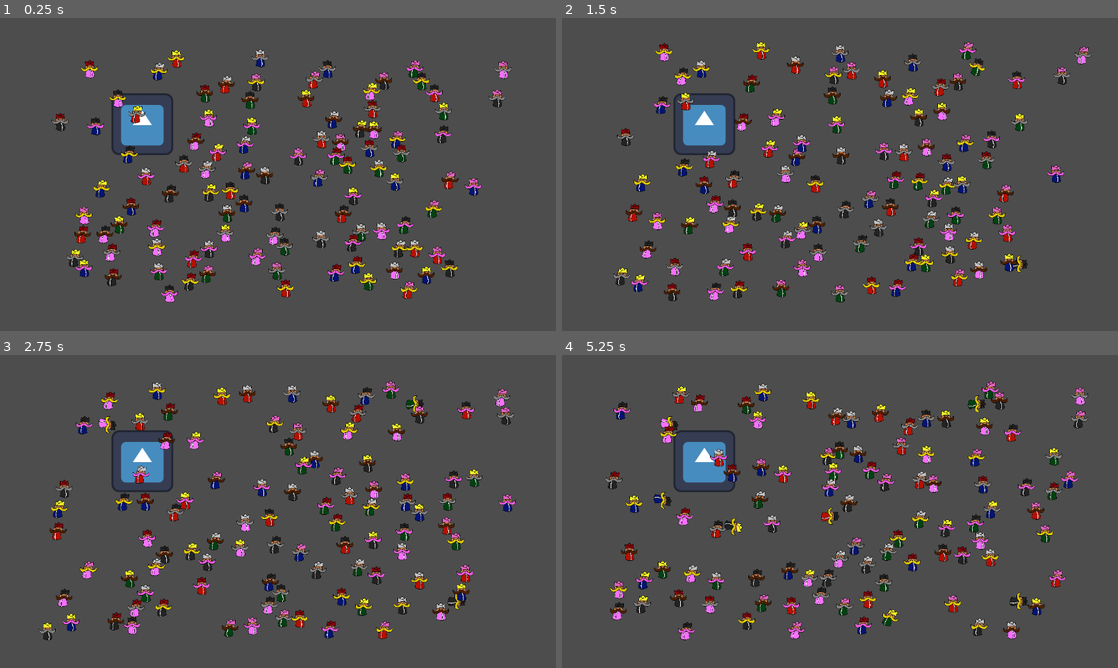
Above: before the commit, frames 1-4 (two rows, left to right).
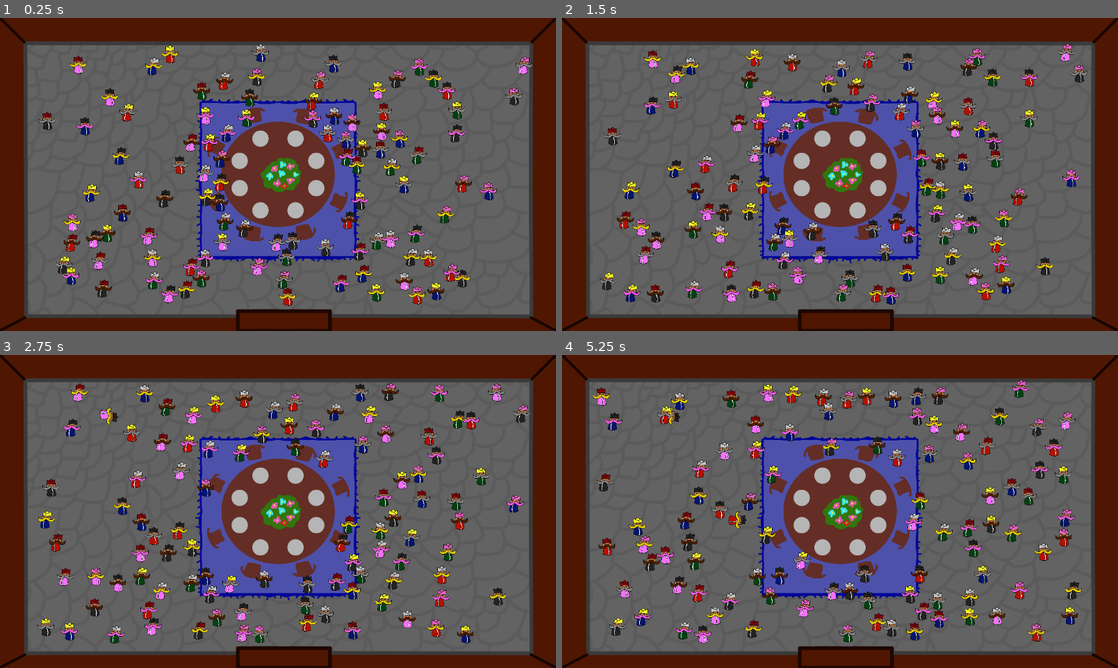
Above: after the commit, the same moments.

Repository: ZiyadAziz/Another-Count-Bites-The-Dust
Game: Godot game, scene res://scenes/game.tscn
Same seed, same stepped clock (60 frames per second), same inputs: the game is played once before the commit and once after it. The engine's default icon, where the game draws it, is replaced by a stand-in: a white triangle on a blue panel in a dark square.
Inputs (mouse positions are in pixels of both pictures, inside the frame that each line leads up to):
- Up to frame 1 (0.25 s): no input
- Up to frame 2 (1.5 s): move the mouse to (1017, 265) at 0.52 s; click (1017, 265) at 0.67 s; move the mouse to (973, 68) at 1.27 s; click (973, 68) at 1.42 s
- Up to frame 3 (2.75 s): move the mouse to (111, 414) at 2.02 s; click (111, 414) at 2.17 s
- Up to frame 4 (5.25 s): move the mouse to (834, 517) at 2.77 s; click (834, 517) at 2.92 s; move the mouse to (667, 495) at 3.52 s; click (667, 495) at 3.67 s; move the mouse to (739, 524) at 4.27 s; click (739, 524) at 4.42 s; move the mouse to (890, 614) at 5.02 s; click (890, 614) at 5.17 s

The runs differ from the first frame. In frame 1, 48% of the frame differs, in the area x 0-100%, y 0-100%; in frame 2, 50%; in frame 3, 50%; in frame 4, 51%.

Commit message:
Background asset and table collision

Diff:
--- a/scenes/game.tscn
+++ b/scenes/game.tscn
@@ -1,23 +1,26 @@
 [gd_scene format=3 uid="uid://dlnwn52ssdac2"]
 
-[ext_resource type="Texture2D" uid="uid://bl7ght80cpits" path="res://icon.svg" id="1_uwrxv"]
 [ext_resource type="Script" uid="uid://u1ngfs3xri4i" path="res://scripts/level_manager.gd" id="1_yqjtg"]
 [ext_resource type="PackedScene" uid="uid://cx4l8n6c7rp65" path="res://scenes/spawner.tscn" id="3_lnu2h"]
+[ext_resource type="Texture2D" uid="uid://dxvmyj55fxxrb" path="res://assets/backgrown.png" id="4_lbhrr"]
 
 [sub_resource type="WorldBoundaryShape2D" id="WorldBoundaryShape2D_g4v7s"]
-distance = -592.0
+distance = -598.0
 
 [sub_resource type="WorldBoundaryShape2D" id="WorldBoundaryShape2D_yf5fn"]
 normal = Vector2(1, 0)
-distance = 71.0
+distance = 57.0
 
 [sub_resource type="WorldBoundaryShape2D" id="WorldBoundaryShape2D_57qmd"]
 normal = Vector2(0, 1)
-distance = 51.0
+distance = 54.0
 
 [sub_resource type="WorldBoundaryShape2D" id="WorldBoundaryShape2D_d0u6y"]
 normal = Vector2(-1, 0)
-distance = -1093.0
+distance = -1094.0
+
+[sub_resource type="CircleShape2D" id="CircleShape2D_g4v7s"]
+radius = 114.00439
 
 [node name="Game" type="Node2D" unique_id=1294443204]
 
@@ -25,11 +28,8 @@
 unique_name_in_owner = true
 script = ExtResource("1_yqjtg")
 
-[node name="Icon" type="Sprite2D" parent="." unique_id=197247888]
-position = Vector2(295, 220)
-texture = ExtResource("1_uwrxv")
-
 [node name="spawner" parent="." unique_id=1828385876 instance=ExtResource("3_lnu2h")]
+position = Vector2(-4, 0)
 
 [node name="Borders" type="StaticBody2D" parent="." unique_id=415895682]
 
@@ -44,3 +44,12 @@
 
 [node name="CollisionShape2D4" type="CollisionShape2D" parent="Borders" unique_id=842747300]
 shape = SubResource("WorldBoundaryShape2D_d0u6y")
+
+[node name="CollisionShape2D5" type="CollisionShape2D" parent="Borders" unique_id=32073495]
+position = Vector2(576, 326)
+shape = SubResource("CircleShape2D_g4v7s")
+
+[node name="Backgrown" type="Sprite2D" parent="." unique_id=220346116]
+z_index = -1
+position = Vector2(576, 324)
+texture = ExtResource("4_lbhrr")
--- a/scenes/spawner.tscn
+++ b/scenes/spawner.tscn
@@ -4,13 +4,13 @@
 [ext_resource type="PackedScene" uid="uid://cqphvx0byhu71" path="res://scenes/count.tscn" id="2_ik2nu"]
 
 [sub_resource type="RectangleShape2D" id="RectangleShape2D_g4v7s"]
-size = Vector2(926, 476)
+size = Vector2(990, 512)
 
 [node name="spawner" type="Area2D" unique_id=1828385876]
 script = ExtResource("1_2vbf6")
 count_to_spawn = ExtResource("2_ik2nu")
 
 [node name="CollisionShape2D" type="CollisionShape2D" parent="." unique_id=653479741]
-position = Vector2(576, 324)
+position = Vector2(584, 331)
 shape = SubResource("RectangleShape2D_g4v7s")
 disabled = true
Binary file added: assets/backgrown.png
Not shown, added: assets/backgrown.png.import
Not shown, removed: assets/hat_red.png-autosave.kra
